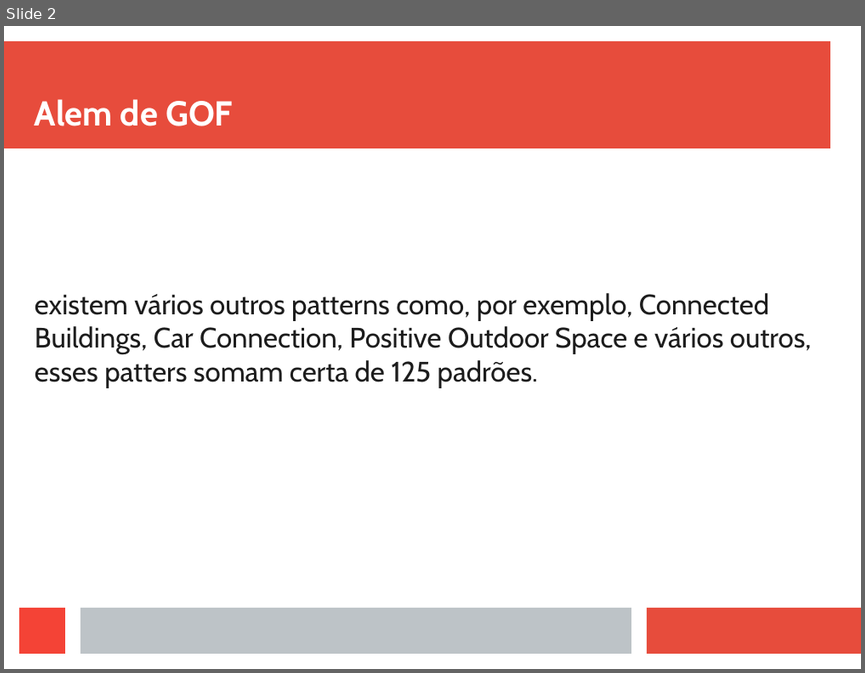
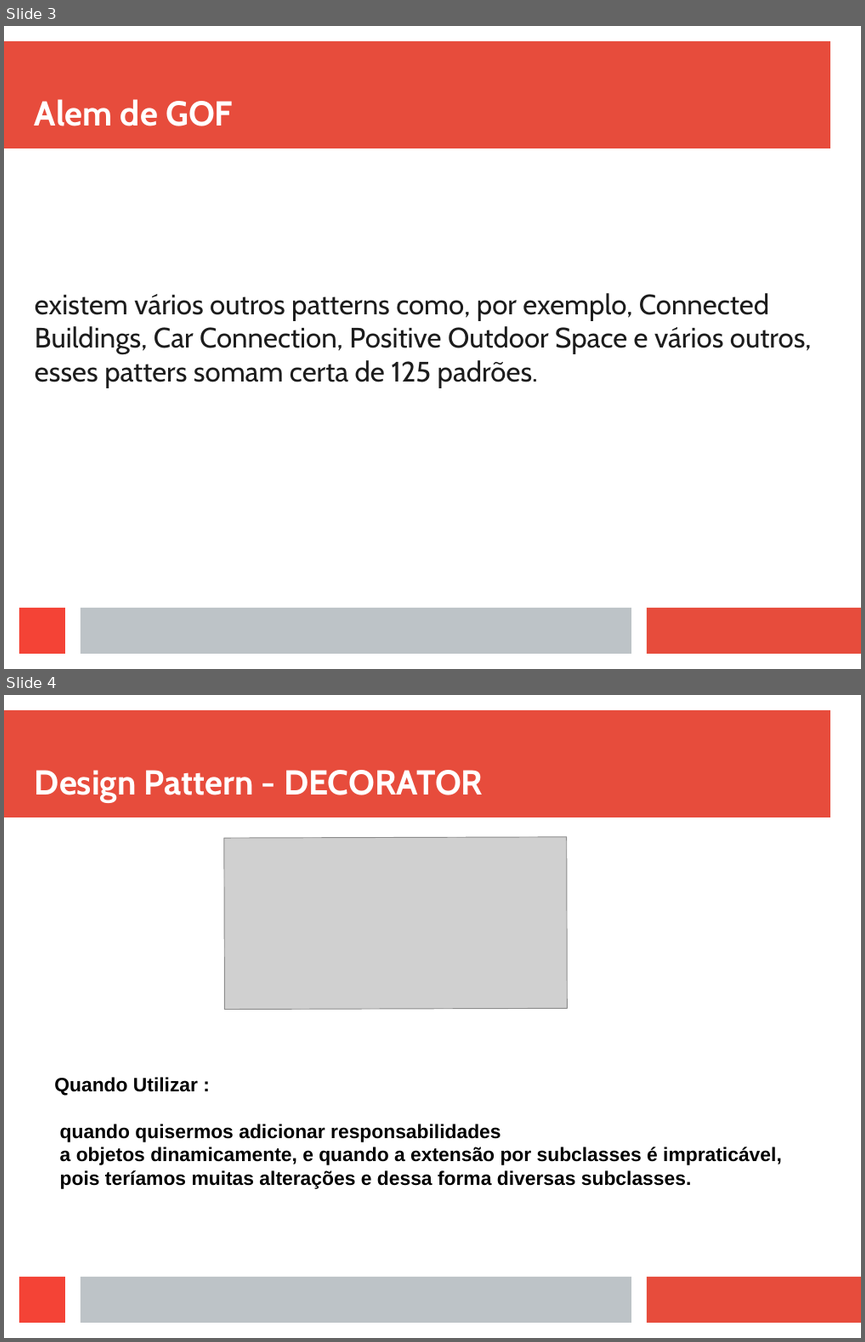
Before and after one commit to viniciusFortti/test, a slide deck: Apresentação/ApresentaçãoTerceiraSemana.odp. Shown one above the other, each under a label of ours: slide 2 before the commit, slides 3 and 4 after it. The pictures are 865x673 and 865x1342 pixels, drawn with LibreOffice and Linux fonts; fonts in the diff are those of the drawing; grey boxes stand for pictures. Boxes give left, top, right and bottom in pixels: in the first picture for what was removed or moved away, otherwise in the second. Text is boxed around its words. In the diff, an @@ line names an element or a change of style, - is before the commit and + after.

Commit message:
adicionar arquivos novos apresentação 3.

```diff
--- a/Apresentação/ApresentaçãoTerceiraSemana.odp
+++ b/Apresentação/ApresentaçãoTerceiraSemana.odp
@@ slide 4 added at box(4, 695, 861, 1338), background #FFFFFF; not listed: 4 template elements that a slide beside it also shows @@
@@ title added at box(35, 770, 483, 803), 32 pt, text #FFFFFF, bold @@
+Design Pattern - DECORATOR
@@ picture added at box(224, 837, 568, 1009) @@
@@ text added at box(54, 1077, 782, 1189), 18 pt, text #000000, bold @@
+Quando Utilizar :
+quando quisermos adicionar responsabilidades
+a objetos dinamicamente, e quando a extensão por subclasses é impraticável,
+pois teríamos muitas alterações e dessa forma diversas subclasses.
@@ what was slide 2 is now slide 3 @@
```
Also in this commit, not shown: 2 slides changed, 3 other slides added, 16 other files.
